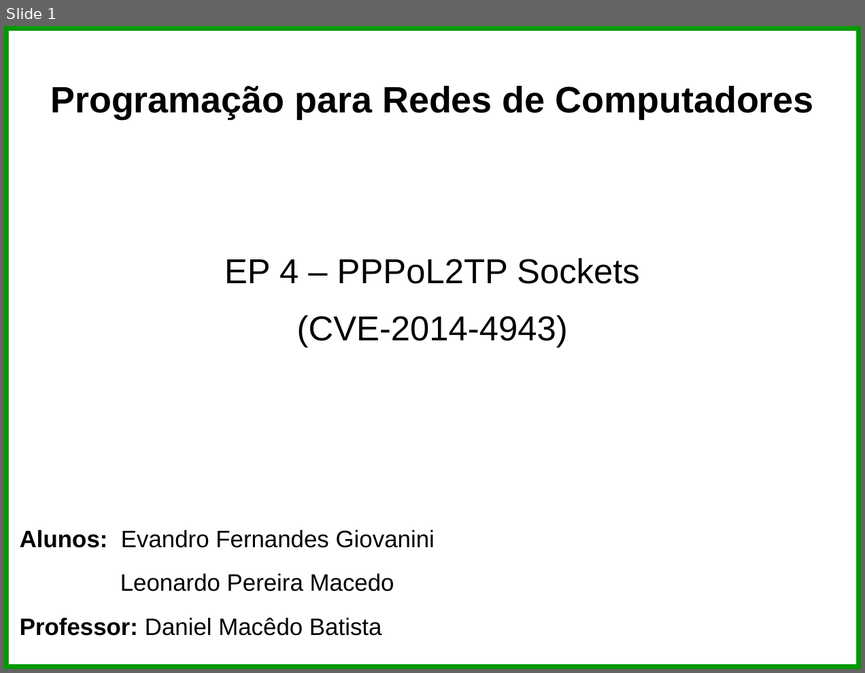
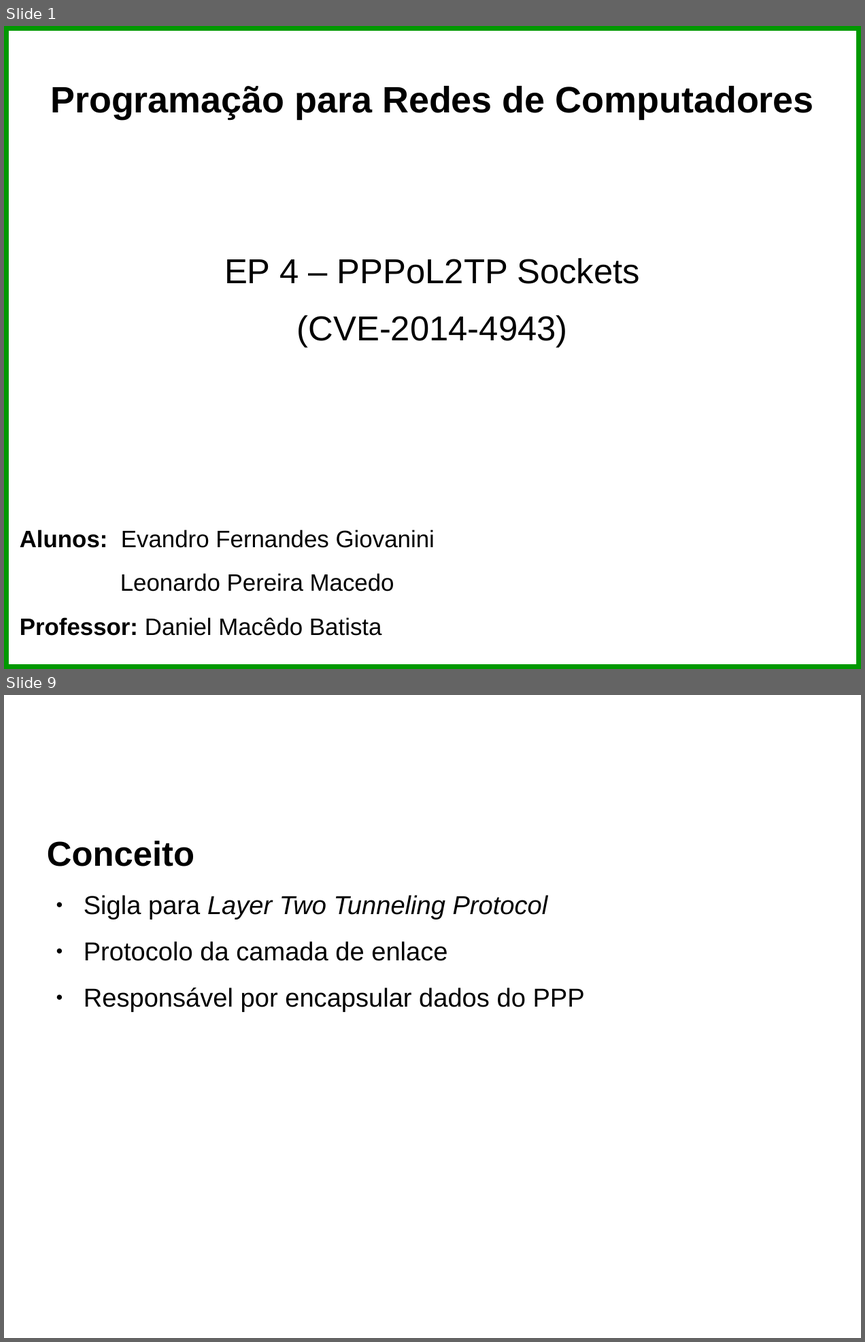
Before and after one commit to redes-2015/l2tp-socket-bug, a slide deck: slides/slides.odp. Shown one above the other, each under a label of ours: slide 1 before the commit, slides 1 and 9 after it; the slides between them are not shown. The pictures are 865x673 and 865x1342 pixels, drawn with LibreOffice and Linux fonts; fonts in the diff are those of the drawing; background and template pictures are left out. Boxes give left, top, right and bottom in pixels: in the first picture for what was removed or moved away, otherwise in the second. Text is boxed around its words. In the diff, an @@ line names an element or a change of style, - is before the commit and + after.

```diff
--- a/slides/slides.odp
+++ b/slides/slides.odp
@@ slide 9 added at bbox=[4, 695, 861, 1338], background picture (left out) @@
@@ title added at bbox=[47, 713, 818, 787], 44 pt, text #FFFFFF, bold @@
+L2TP
@@ text added at bbox=[47, 841, 585, 1012], 24 pt, text #000000 @@
+Conceito
+● Sigla para Layer Two Tunneling Protocol
+● Protocolo da camada de enlace
+● Responsável por encapsular dados do PPP
```
Also in this commit, not shown: 7 other slides added, 1 slide removed, 1 other file.
